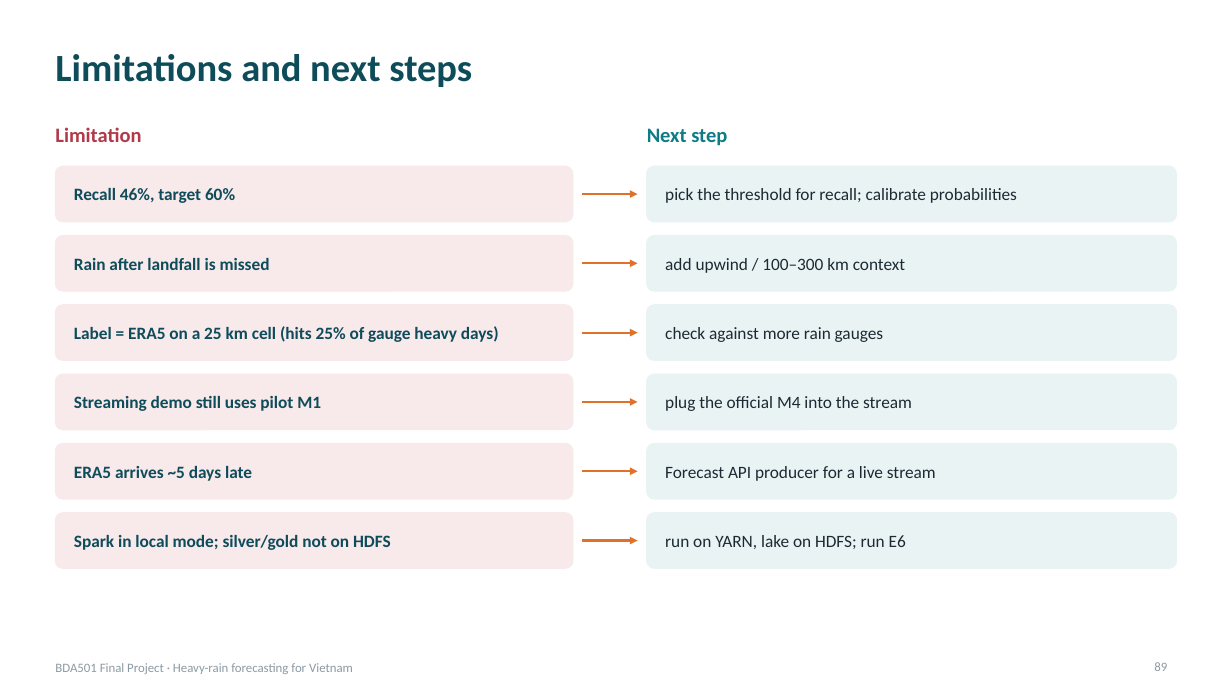
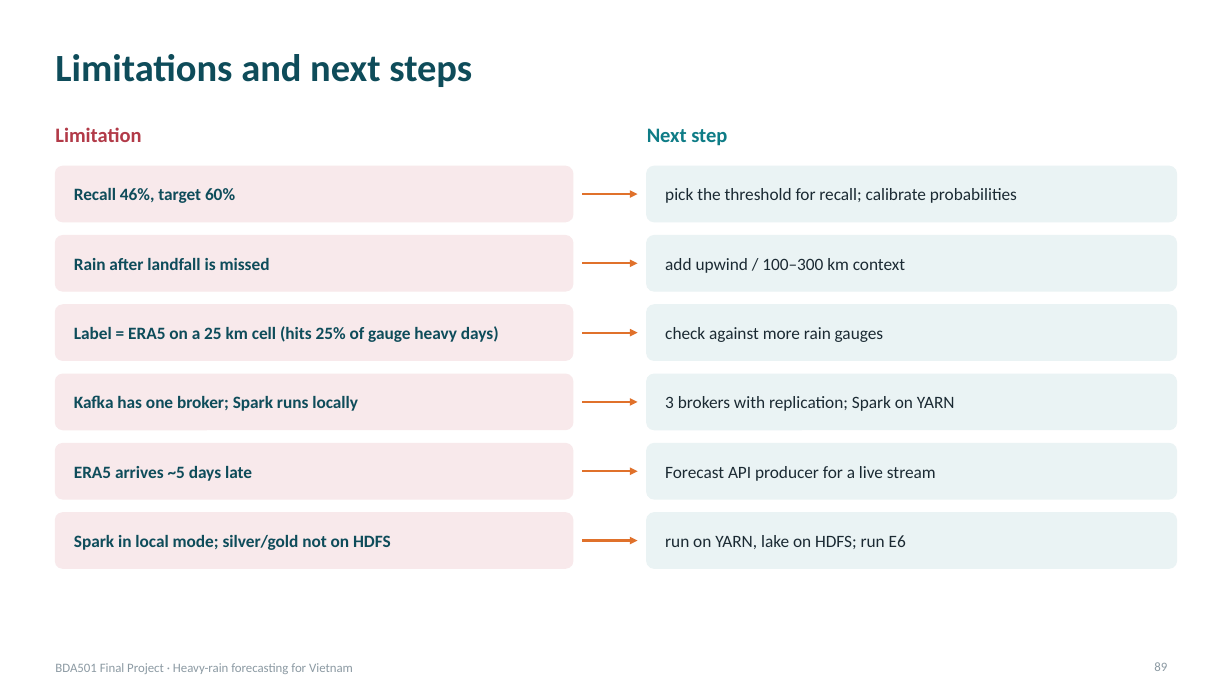
Before and after one commit to PhamLeTanThinh/BDA501_weather, a slide deck: slide 89 of deck/BDA501_Heavy_Rain_Forecast.pptx. Drawn at 1232x693 pixels with LibreOffice and Linux fonts; fonts in the diff are those of the drawing. Boxes give left, top, right and bottom in pixels: in the first picture for what was removed or moved away, otherwise in the second. Text is boxed around its words. In the diff, an @@ line names an element or a change of style, - is before the commit and + after.

```diff
--- a/deck/BDA501_Heavy_Rain_Forecast.pptx
+++ b/deck/BDA501_Heavy_Rain_Forecast.pptx
@@ text at (74, 395, 358, 411): text changed @@
-Streaming demo still uses pilot M1
+Kafka has one broker; Spark runs locally
@@ text at (665, 396, 955, 411): text changed @@
-plug the official M4 into the stream
+3 brokers with replication; Spark on YARN
```
Also in this commit, not shown: 31 other slides changed, 14 slides added, 14 slides removed, 28 other files.
